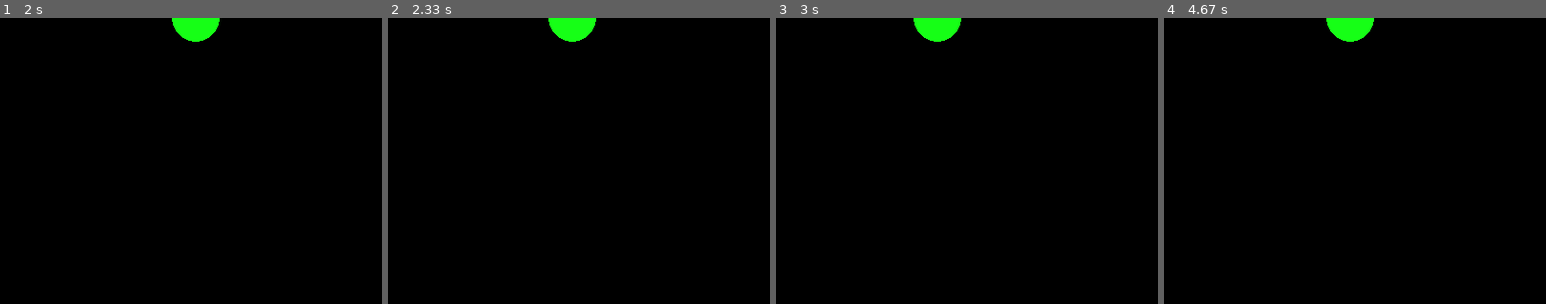
Above: before the commit, frames 1-4 (left to right).
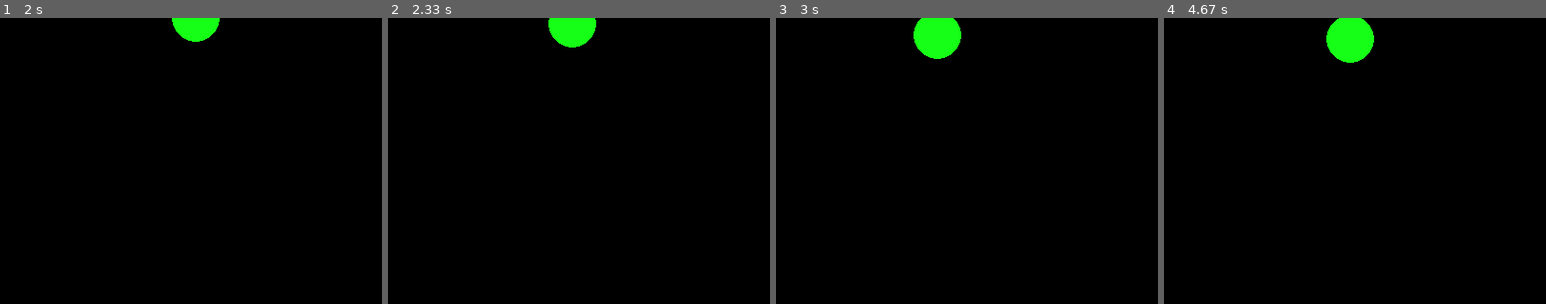
Above: after the commit, the same moments.

Repository: bhawesh2002/learning_path_to_PyGame
Game: pygame game, started from bouncy_walls/bouncy_walls.py
Two runs of this game, one before a commit and one after it. Both use one fixed random seed, a clock stepped at 60 frames per second and the inputs below.
Inputs:
- Up to frame 1 (2 s): hold Right 0.33-0.8 s; hold Up 0.83-1.13 s; hold Right 1.17-1.63 s; hold Left from 1.67 s (still down)
- Up to frame 2 (2.33 s): release Left at 2.2 s; hold Down from 2.23 s (still down)
- Up to frame 3 (3 s): release Down at 2.53 s; hold Left 2.57-2.97 s
- Up to frame 4 (4.67 s): hold Up 3-3.37 s; hold Right 3.4-4.03 s; hold Down 4.07-4.43 s; hold Left from 4.47 s (still down)
The pictures show only the part of the screen within x 29-79%, y 0-50%; the shares and areas given below are measured in that part.

Frame 1 is identical in both runs. In frame 2, 0.3% of the frame differs, in the area x 42-55%, y 0-11%; in frame 3, 0.8%; in frame 4, 1.0%, in the area x 42-55%, y 0-16%.

Commit message:
make tghe ball move along y direction

Diff:
--- a/bouncy_walls/bouncy_walls.py
+++ b/bouncy_walls/bouncy_walls.py
@@ -32,3 +32,13 @@
             x_pos -= 1
         else:
             x_pos = dimensions.topleft[0]
+    if(pygame.key.get_pressed()[K_DOWN]):
+        if(y_pos < dimensions.bottomleft[1]):
+            y_pos += 1
+        else:
+            y_pos = dimensions.bottomleft[1]
+    if(pygame.key.get_pressed()[K_UP]):
+        if(y_pos > dimensions.topleft[1]):
+            y_pos -= 1
+        else:
+            y_pos = dimensions.topleft[1]
